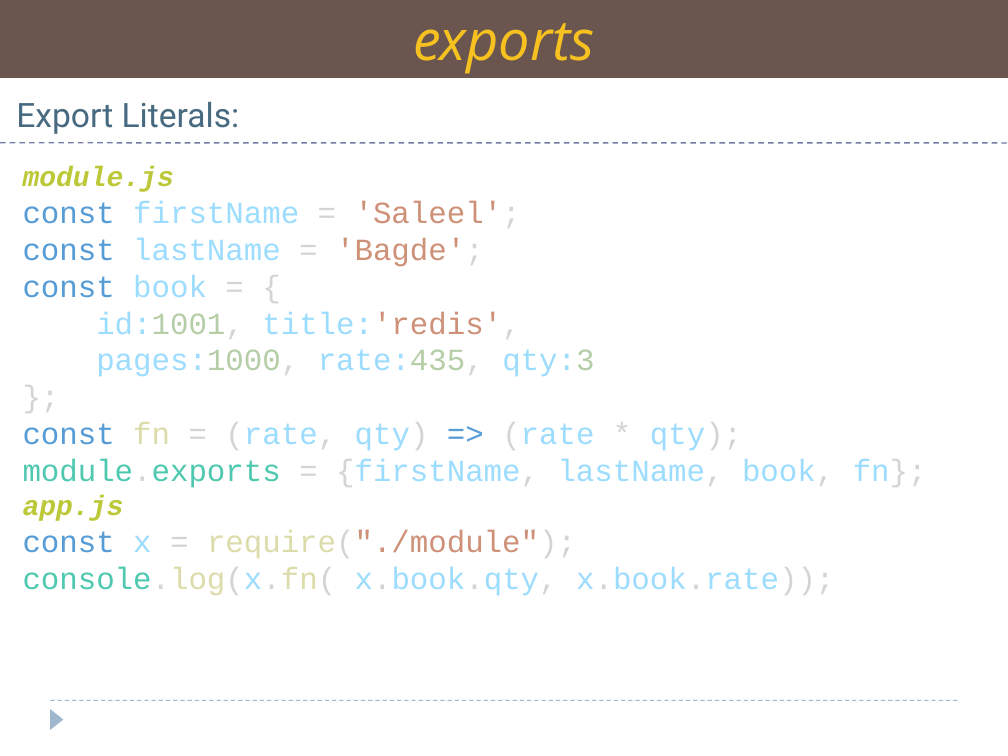
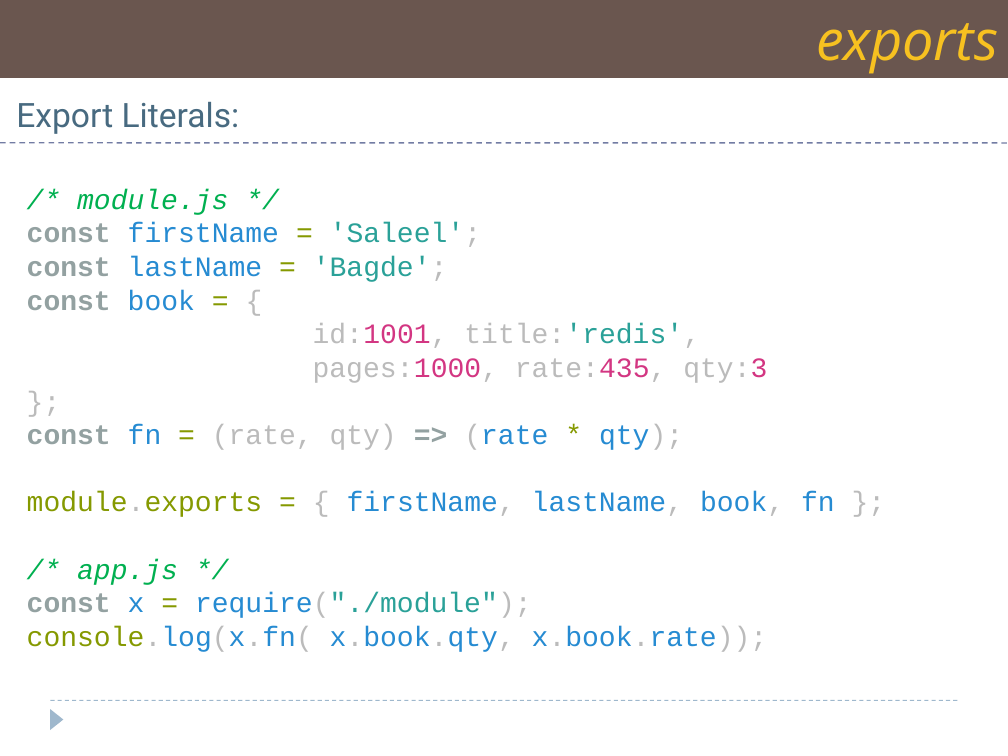
Before and after one commit to Saleel-Bagde/PPT-s, a slide deck: slide 11 of AWP PPT - NodeJS.pptx. Drawn at 1008x756 pixels with LibreOffice and Linux fonts; fonts in the diff are those of the drawing. Boxes give left, top, right and bottom in pixels: in the first picture for what was removed or moved away, otherwise in the second. Text is boxed around its words. In the diff, an @@ line names an element or a change of style, - is before the commit and + after.

```diff
--- a/AWP PPT - NodeJS.pptx
+++ b/AWP PPT - NodeJS.pptx
@@ rectangle "exports" at (0,0,1008,78): alignment centre to right @@
@@ text "/* module.js */": place and size @@
-text "/* module.js */" at (23,166,927,595)
+text "/* module.js */" at (27,189,835,652)
@@ text at (77,189,228,215): text changed; text colour #BCC838 to #00B050; bold off @@
-module.js
+/* module.js */
@@ text at (27,223,768,652): size 22 to 20 pt in "const firstName = 'Saleel';", "const lastName = 'Bagde';", "const book = {", "id:1001, title:'redis'," and 5 more places; text colour #569CD6 to #93A1A1, bold on in "const", "const", "const", "const =>" and 1 more places; text colour #9CDCFE to #268BD2 in "firstName", "lastName", "book", "(rate qty);" and 2 more places; text colour #D4D4D4 to #859900 in "=", "=", "=", "= *" and 1 more places; text colour #CE9178 to #2AA198 in "'Saleel';", "'Bagde';", "title:'redis',", "require("./module");"; text colour #D4D4D4 to #BBBBBB in "'Saleel';", "'Bagde';", "{", "id:1001, title:'redis'," and 5 more places; text colour #9CDCFE to #BBBBBB in "id:1001, title:'redis',", "pages:1000, rate:435, qty:3", "(rate, qty)"; text colour #B5CEA8 to #D33682 in "id:1001,", "pages:1000, rate:435, qty:3"; text colour #DCDCAA to #268BD2 in "fn", "require("./module");", "console.log(x.fn("; text colour #4EC9B0 to #859900 in "console.log(x.fn(" @@
@@ text at (27,492,835,585): text changed; size 22 to 20 pt; text colour #9CDCFE to #268BD2 @@
-module.exports = {firstName, lastName, book, fn};
-app.js
+module.exports = { firstName, lastName, book, fn };
+/* app.js */
```
Also in this commit, not shown: 27 other slides changed, 2 slides added, 1 slide removed, 2 other files.
